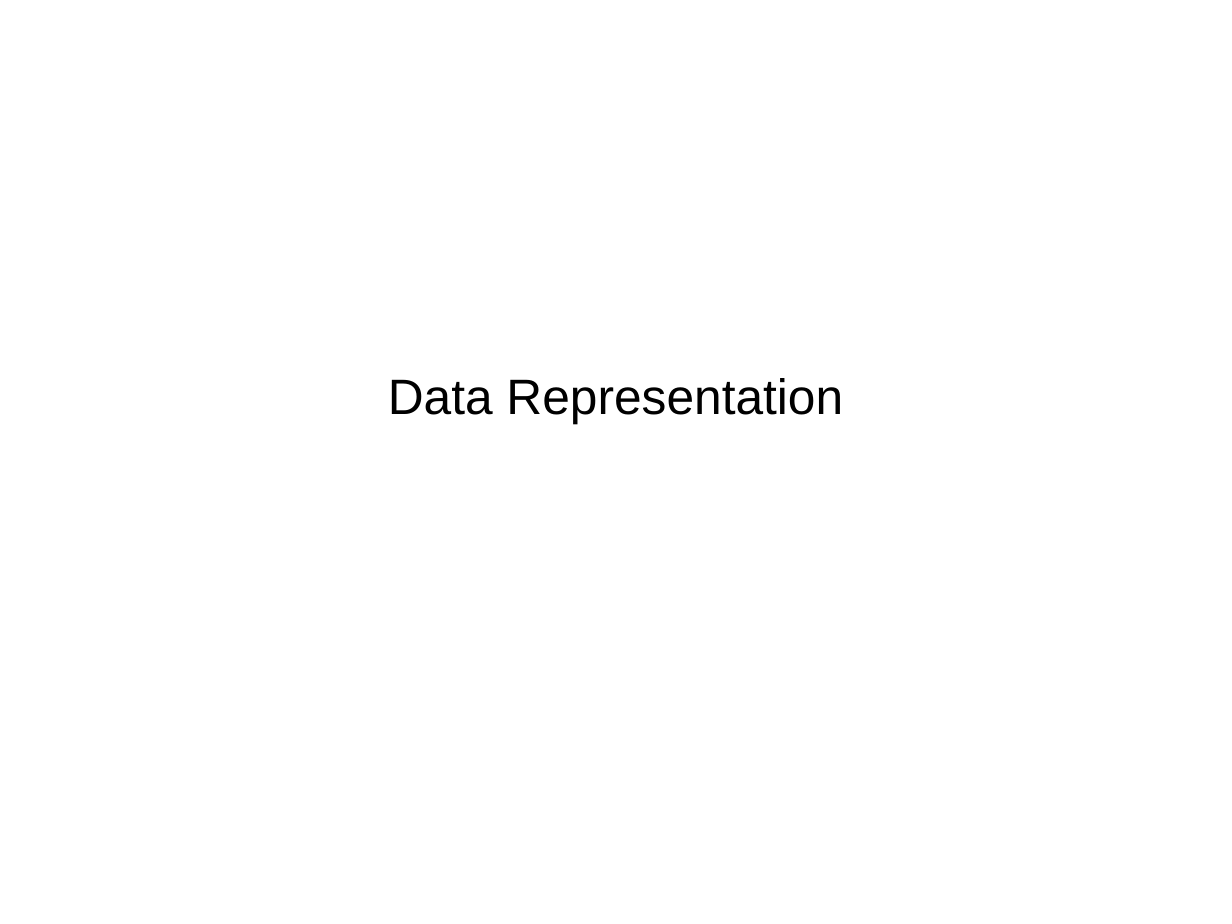
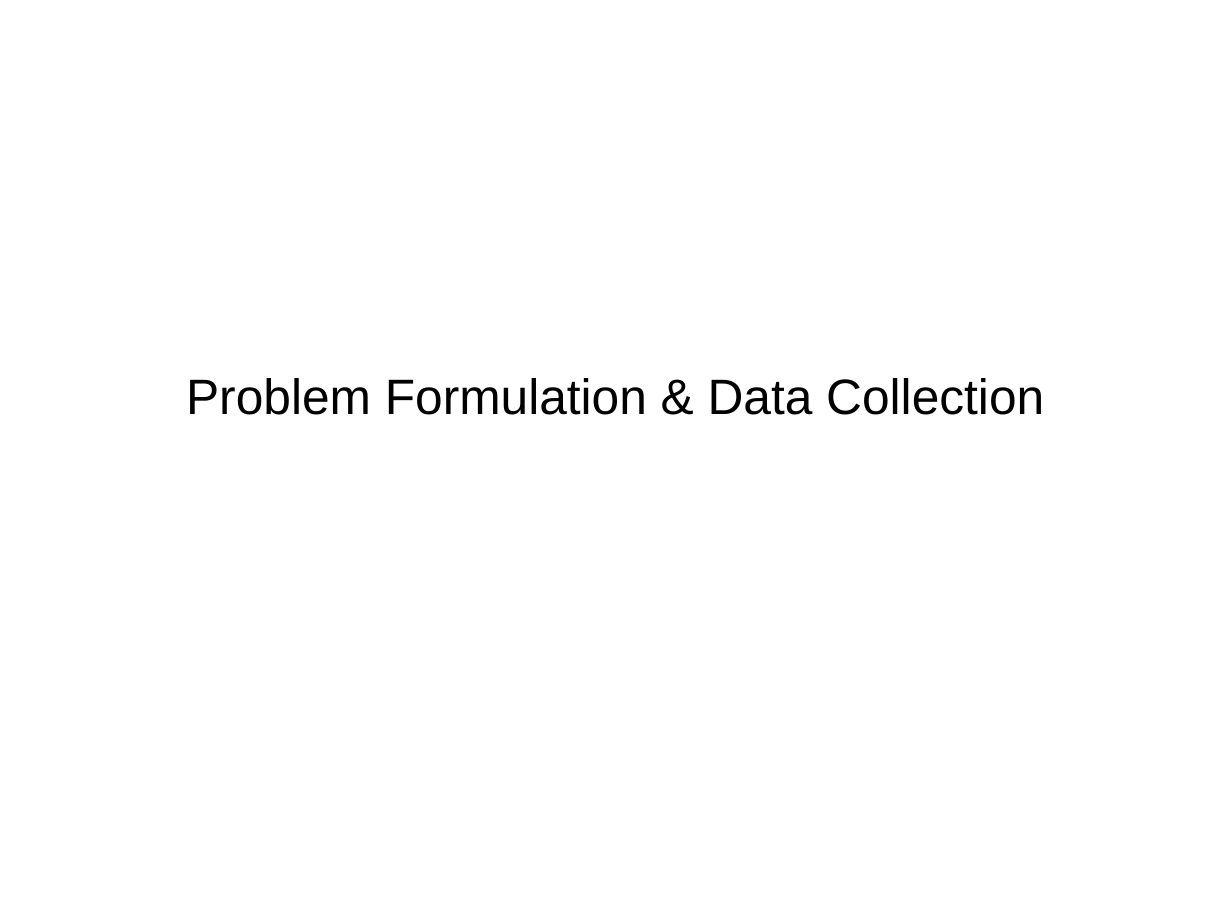
Before and after one commit to amueller/talks_odt, a slide deck: slide 17 of introduction_to_ml_with_python_bnl_2016.odp. Drawn at 1232x924 pixels with LibreOffice and Linux fonts; fonts in the diff are those of the drawing. Boxes give left, top, right and bottom in pixels: in the first picture for what was removed or moved away, otherwise in the second. Text is boxed around its words. In the diff, an @@ line names an element or a change of style, - is before the commit and + after.

```diff
--- a/introduction_to_ml_with_python_bnl_2016.odp
+++ b/introduction_to_ml_with_python_bnl_2016.odp
@@ subtitle at [186,378,1044,415]: text changed @@
-Data Representation
+Problem Formulation & Data Collection
```
Also in this commit, not shown: 3 other slides changed, 17 slides added, 17 slides removed.
